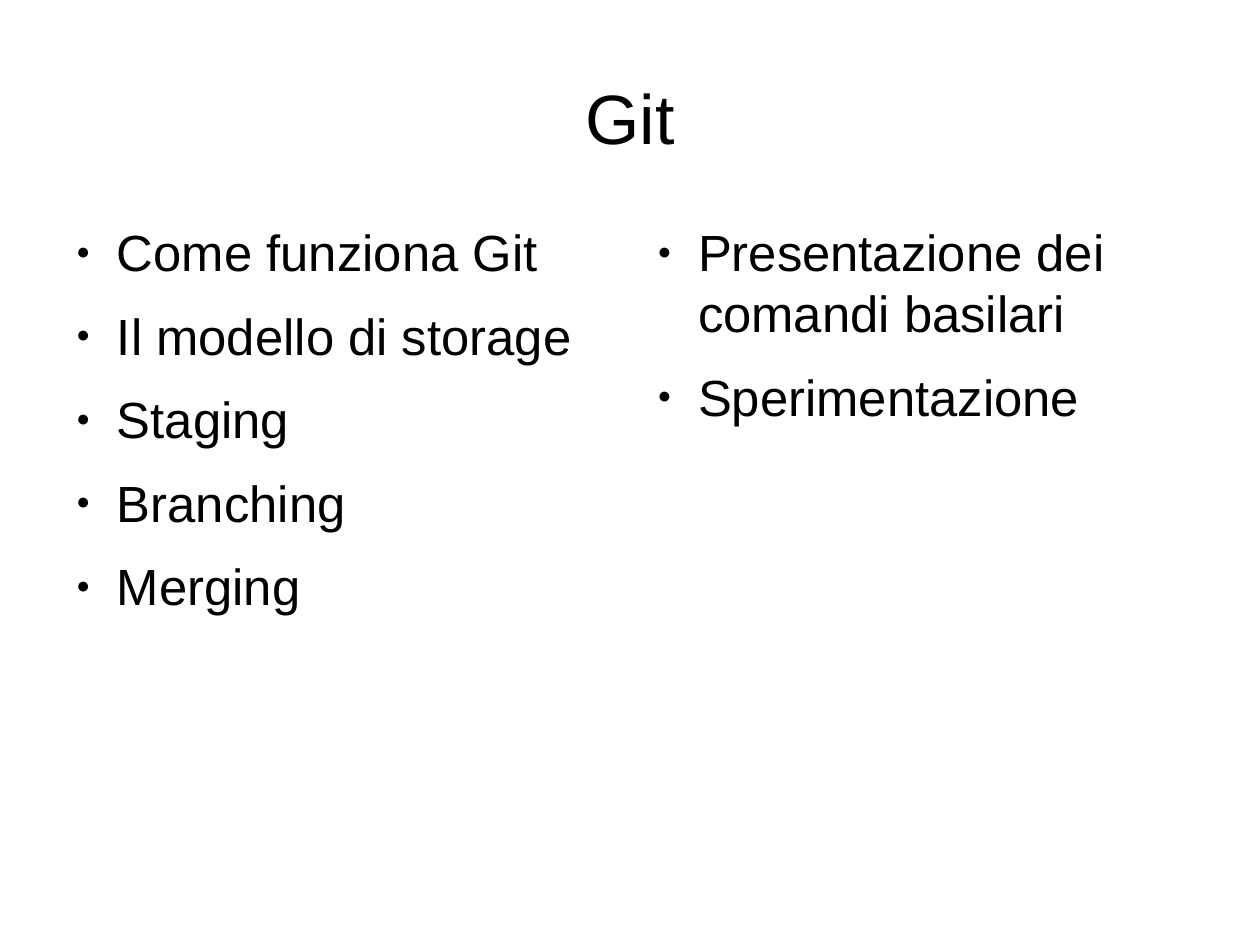
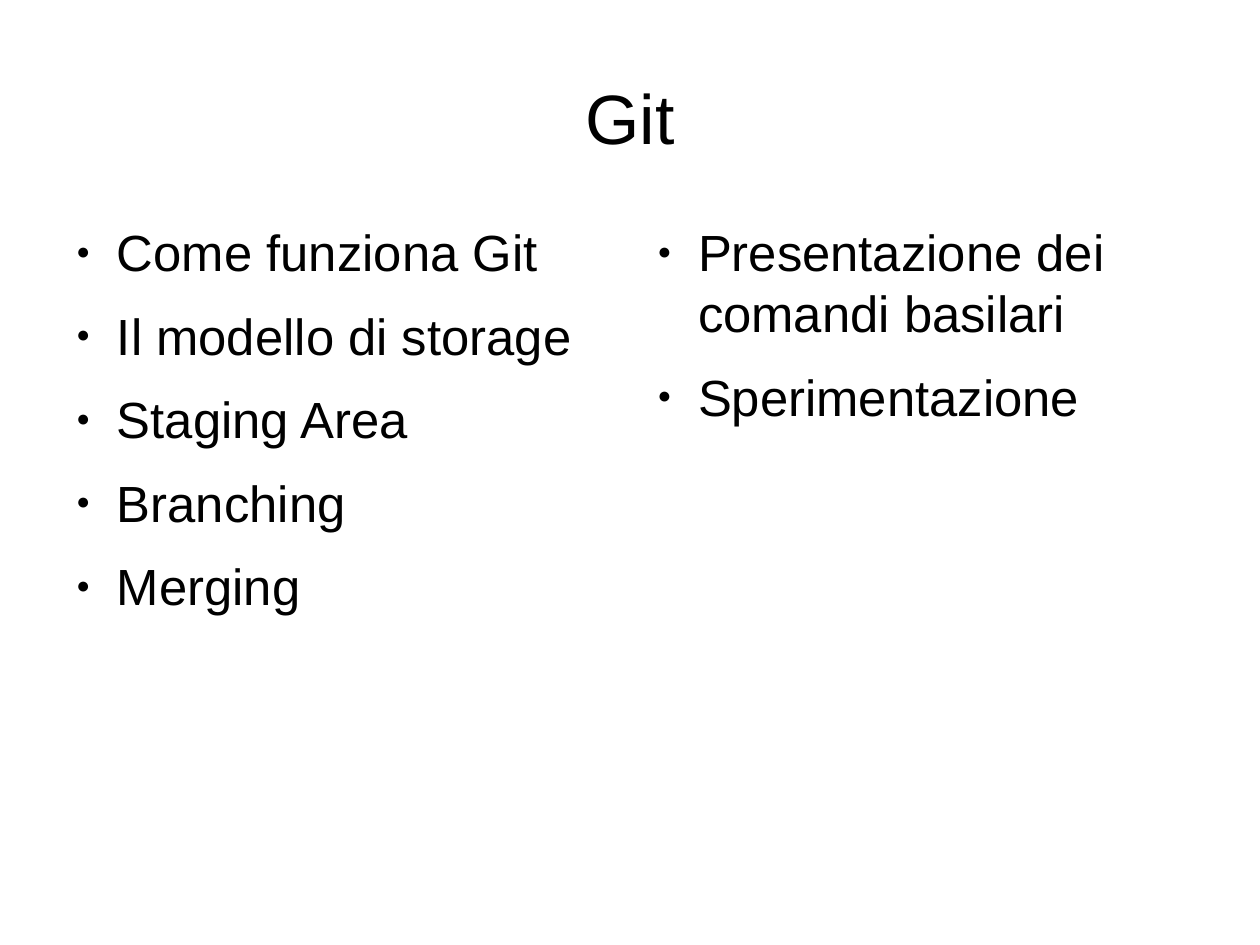
Before and after one commit to GioeleCicchini/Git-Presentation, a slide deck: slide 1 of presentazione git.odp. Drawn at 1260x945 pixels with LibreOffice and Linux fonts; fonts in the diff are those of the drawing. Boxes give left, top, right and bottom in pixels: in the first picture for what was removed or moved away, otherwise in the second. Text is boxed around its words. In the diff, an @@ line names an element or a change of style, - is before the commit and + after.

```diff
--- a/presentazione git.odp
+++ b/presentazione git.odp
@@ text at bbox=[117, 401, 407, 449]: text changed @@
-● Staging
+● Staging Area
```
Also in this commit, not shown: 3 other slides changed, 1 slide added.
